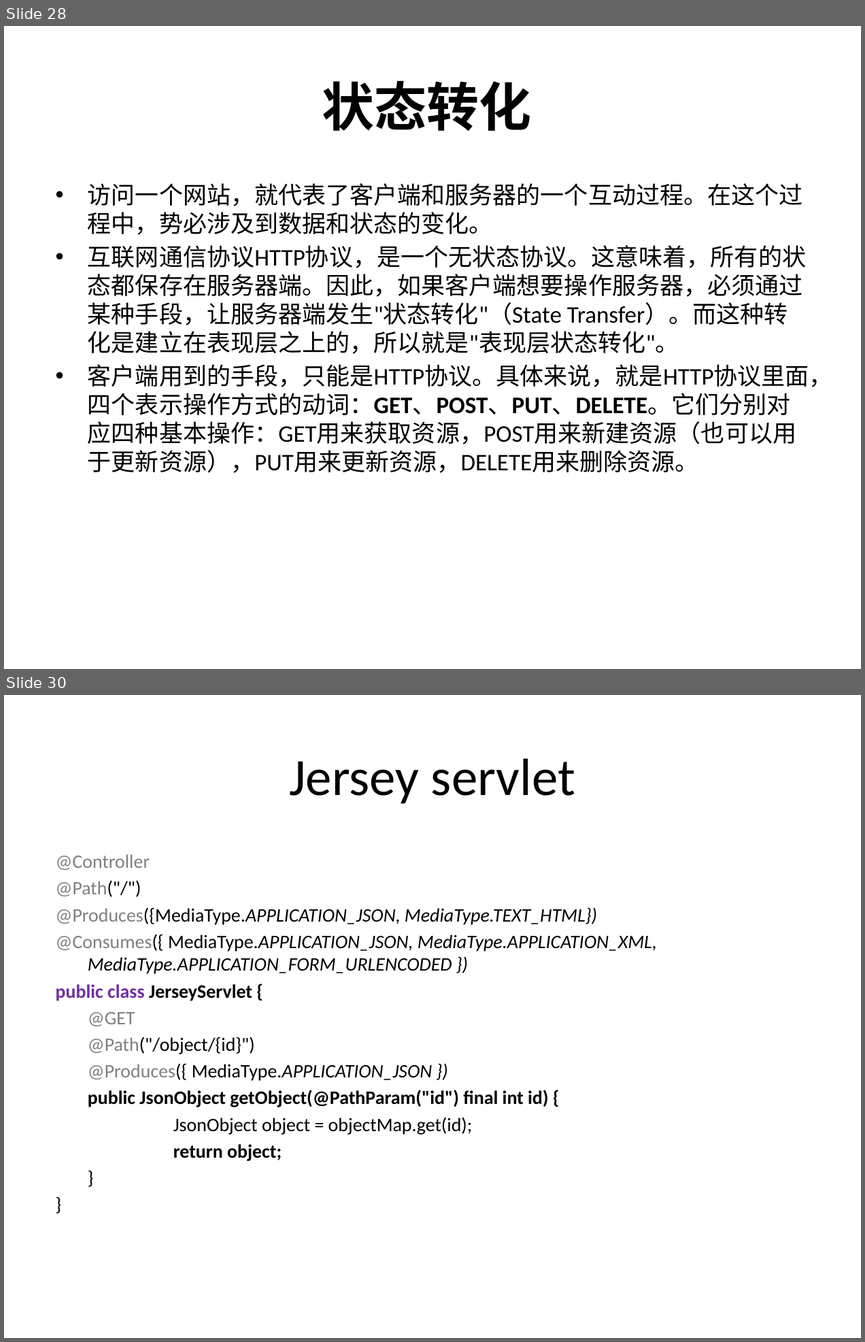
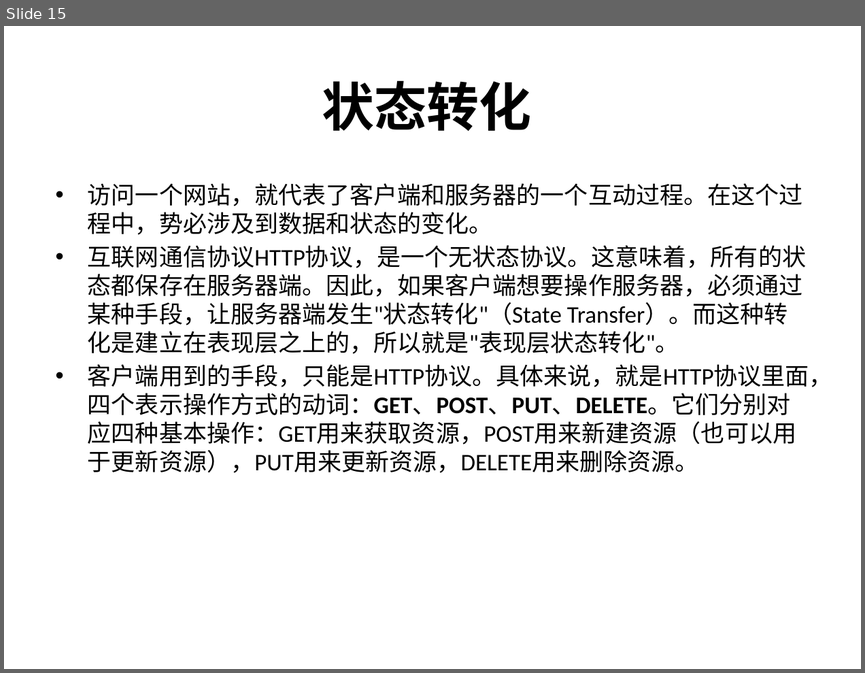
Before and after one commit to hejian1639/SpringMVC, a slide deck: Introduction.pptx. Shown one above the other, each under a label of ours: slides 28 and 30 before the commit, slide 15 after it; the slides between them are not shown. The pictures are 865x1342 and 865x673 pixels, drawn with LibreOffice and Linux fonts; fonts in the diff are those of the drawing. Boxes give left, top, right and bottom in pixels: in the first picture for what was removed or moved away, otherwise in the second. Text is boxed around its words. In the diff, an @@ line names an element or a change of style, - is before the commit and + after.

Commit message:
move servlet code

```diff
--- a/Introduction.pptx
+++ b/Introduction.pptx
@@ slide 30 removed at (4,695,861,1338), background #FFFFFF @@
@@ title removed at (289,758,575,804) @@
-Jersey servlet
@@ text removed at (56,854,657,1161) @@
-@Controller
-@Path("/")
-@Produces({MediaType.APPLICATION_JSON, MediaType.TEXT_HTML})
-@Consumes({ MediaType.APPLICATION_JSON, MediaType.APPLICATION_XML, MediaType.APPLICATION_FORM_URLENCODED })
-public class JerseyServlet {
-@GET
-@Path("/object/{id}")
-@Produces({ MediaType.APPLICATION_JSON })
-public JsonObject getObject(@PathParam("id") final int id) {
-JsonObject object = objectMap.get(id);
-return object;
-}
-}
@@ what was slide 28 is now slide 15 @@
```
Also in this commit, not shown: 12 slides changed, 10 slides added, 40 other slides removed, 9 other files.
